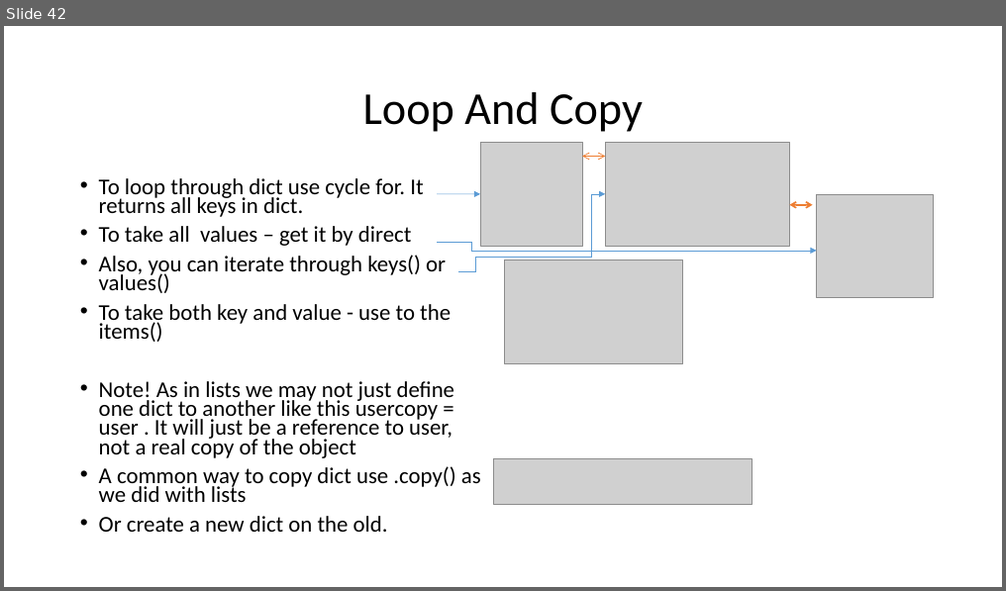
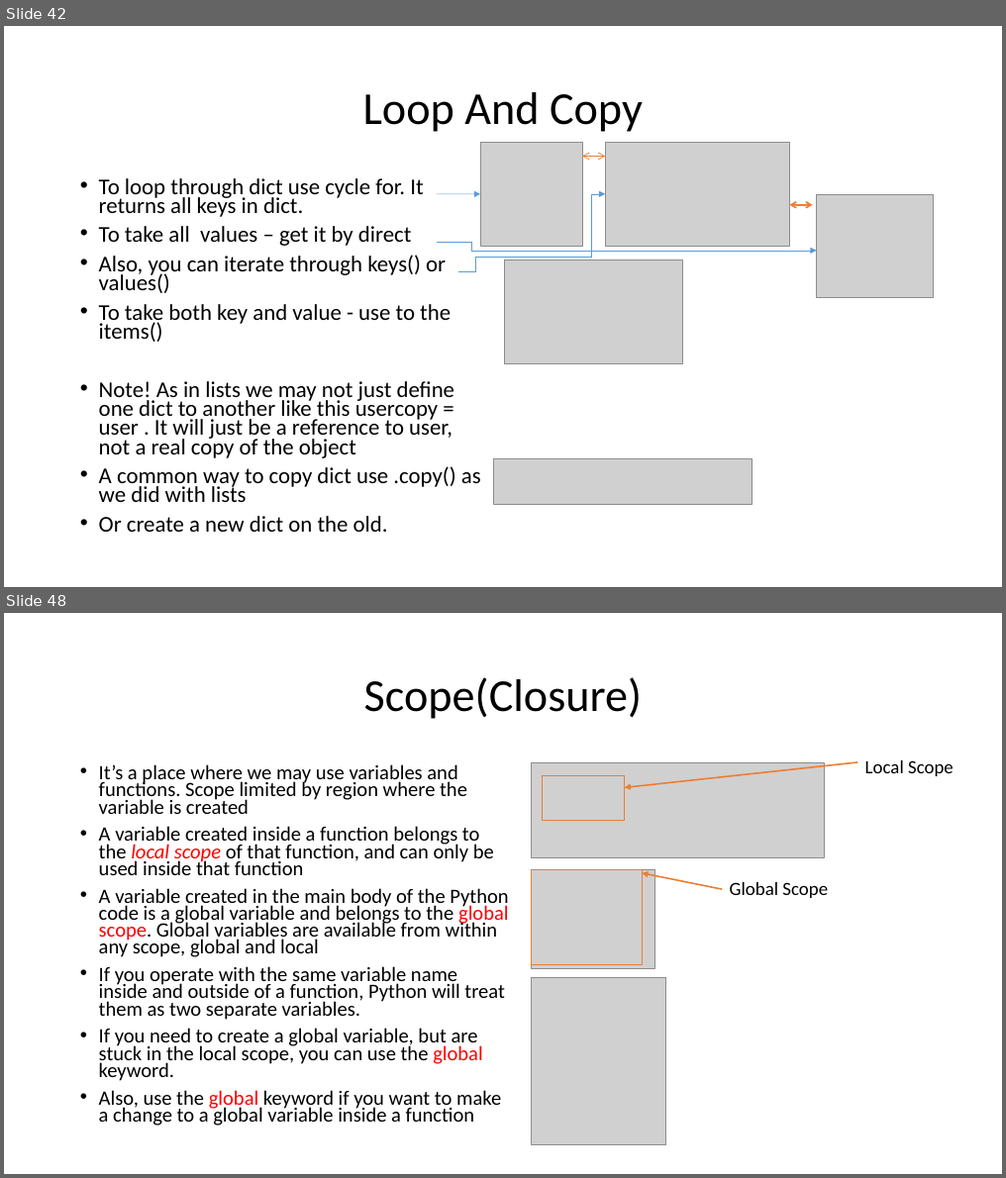
Before and after one commit to WonderLuc/brother-bootcamp, a slide deck: python 101/python_101.pptx. Shown one above the other, each under a label of ours: slide 42 before the commit, slides 42 and 48 after it; the slides between them are not shown. The pictures are 1006x591 and 1006x1178 pixels, drawn with LibreOffice and Linux fonts; fonts in the diff are those of the drawing; grey boxes stand for pictures; background and template pictures are left out. Boxes give left, top, right and bottom in pixels: in the first picture for what was removed or moved away, otherwise in the second. Text is boxed around its words. In the diff, an @@ line names an element or a change of style, - is before the commit and + after.

Commit message:
feat: add functions block

```diff
--- a/python 101/python_101.pptx
+++ b/python 101/python_101.pptx
@@ slide 48 added at bbox=[4, 613, 1002, 1174], background picture (left out) @@
@@ title added at bbox=[364, 677, 642, 719], 44 pt, text #000000 @@
+Scope(Closure)
@@ text added at bbox=[865, 761, 953, 776], 18 pt, text #000000 @@
+Local Scope
@@ text added at bbox=[99, 764, 509, 1126], 19.6 pt, text #000000 @@
+• It’s a place where we may use variables and functions. Scope limited by region where the variable is created
+• A variable created inside a function belongs to the local scope of that function, and can only be used inside that function
+• A variable created in the main body of the Python code is a global variable and belongs to the global scope. Global variables are available from within any scope, global and local
+• If you operate with the same variable name inside and outside of a function, Python will treat them as two separate variables.
+• If you need to create a global variable, but are stuck in the local scope, you can use the global keyword.
+• Also, use the global keyword if you want to make a change to a global variable inside a function
@@ picture added at bbox=[532, 762, 825, 859] @@
@@ rectangle added at bbox=[543, 775, 625, 820], outline #ED7D31 0.75 pt @@
@@ arrow added from (858, 762) to (625, 787), #ED7D31 1.5 pt @@
@@ picture added at bbox=[532, 869, 655, 968] @@
@@ rectangle added at bbox=[532, 869, 642, 965], outline #ED7D31 0.75 pt @@
@@ arrow added from (722, 889) to (642, 873), #ED7D31 1.5 pt @@
@@ text added at bbox=[730, 882, 828, 898], 18 pt, text #000000 @@
+Global Scope
@@ picture added at bbox=[532, 978, 665, 1146] @@
```
Also in this commit, not shown: 8 slides changed, 3 other slides added, 5 other files.
